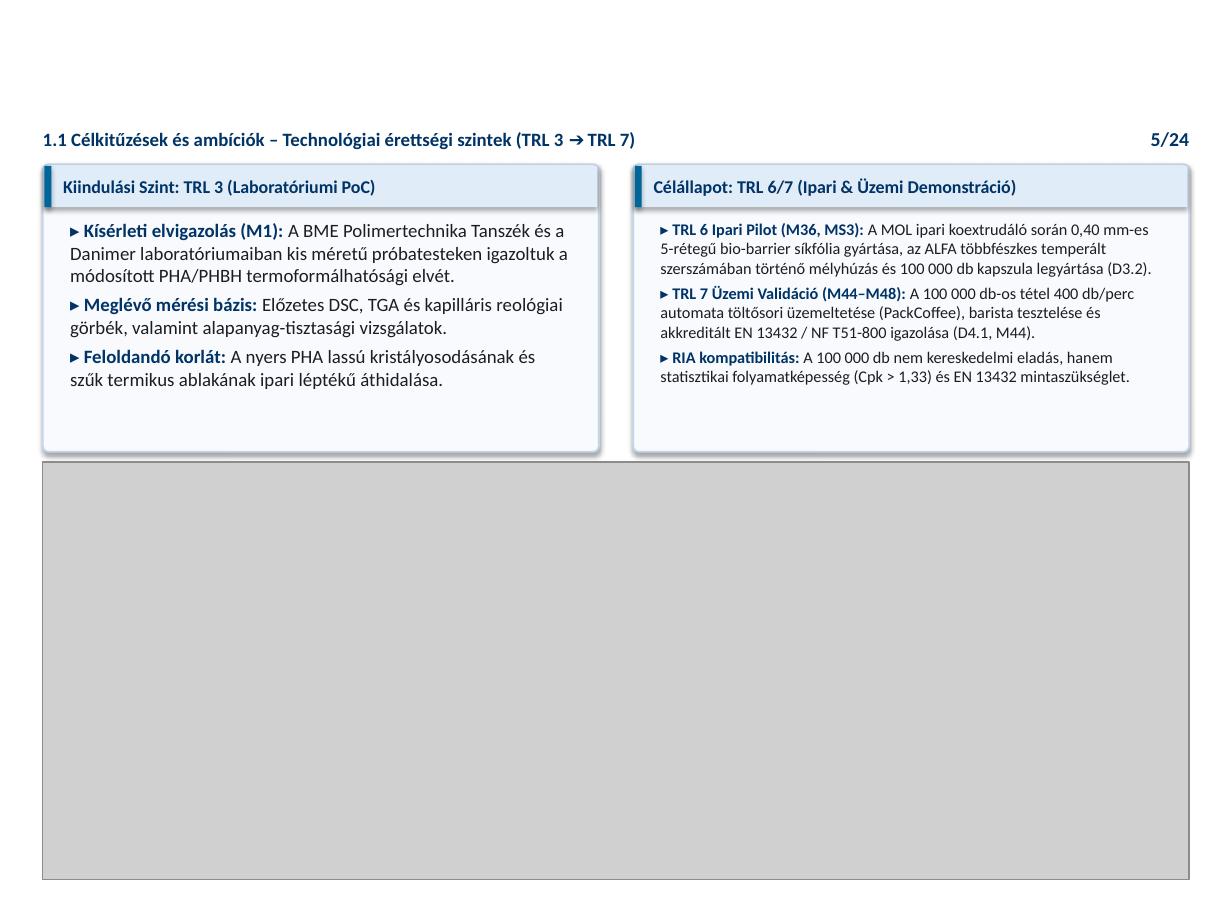
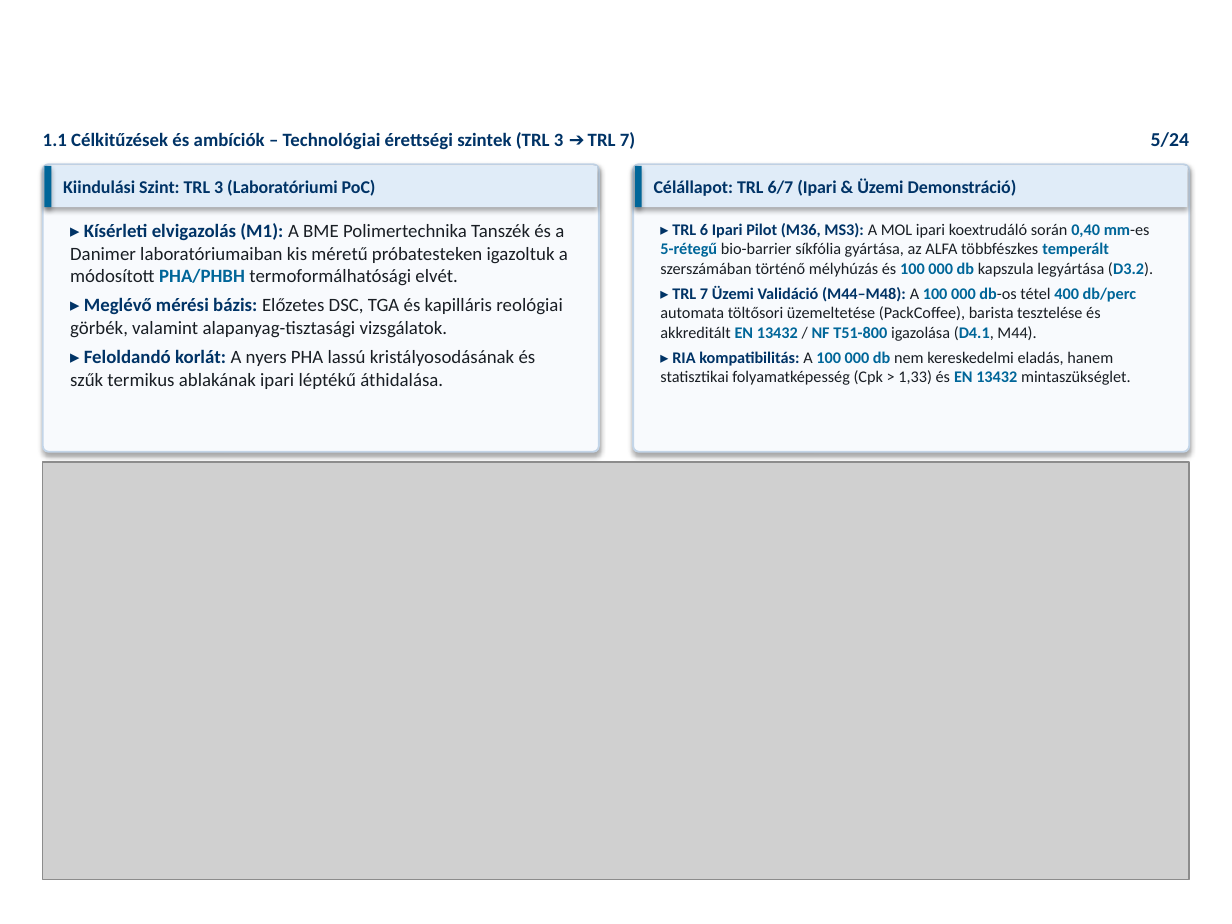
Before and after one commit to RMarci44/Fenntarthato-hulladek-projekt, a slide deck: slide 5 of PHACK_Prezentacio_Vegleges.pptx. Drawn at 1232x924 pixels with LibreOffice and Linux fonts; fonts in the diff are those of the drawing; grey boxes stand for pictures; background and template pictures are left out. Boxes give left, top, right and bottom in pixels: in the first picture for what was removed or moved away, otherwise in the second. Text is boxed around its words. In the diff, an @@ line names an element or a change of style, - is before the commit and + after.

```diff
--- a/PHACK_Prezentacio_Vegleges.pptx
+++ b/PHACK_Prezentacio_Vegleges.pptx
@@ text at [70,223,568,286]: text colour #191E24 to #006699, bold on in "PHA/PHBH" @@
@@ text "▸ TRL 6 Ipari Pilot ..." at [660,223,1153,385]: text colour #191E24 to #006699, bold on in "0,40 mm-es 5-rétegű temperált 100 000 db ...", "100 000 db-os 400 db/perc EN 13432 ...", "100 000 db EN 13432" @@
```
Also in this commit, not shown: 18 other slides changed, 27 other files.
